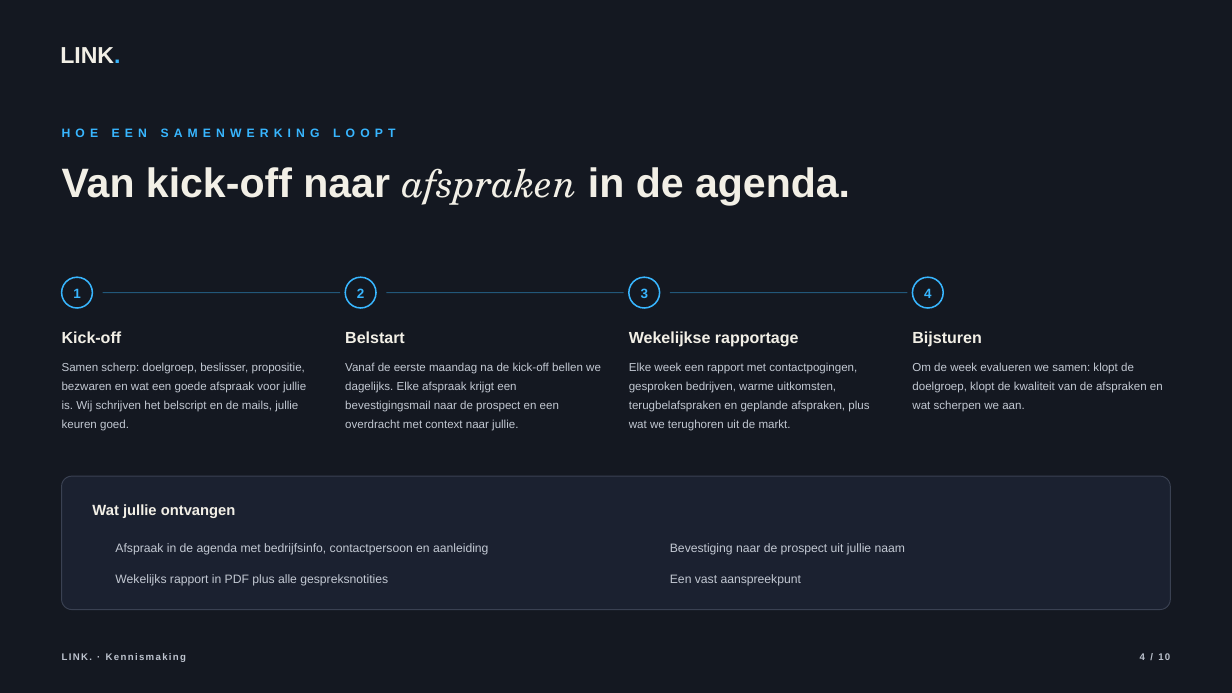
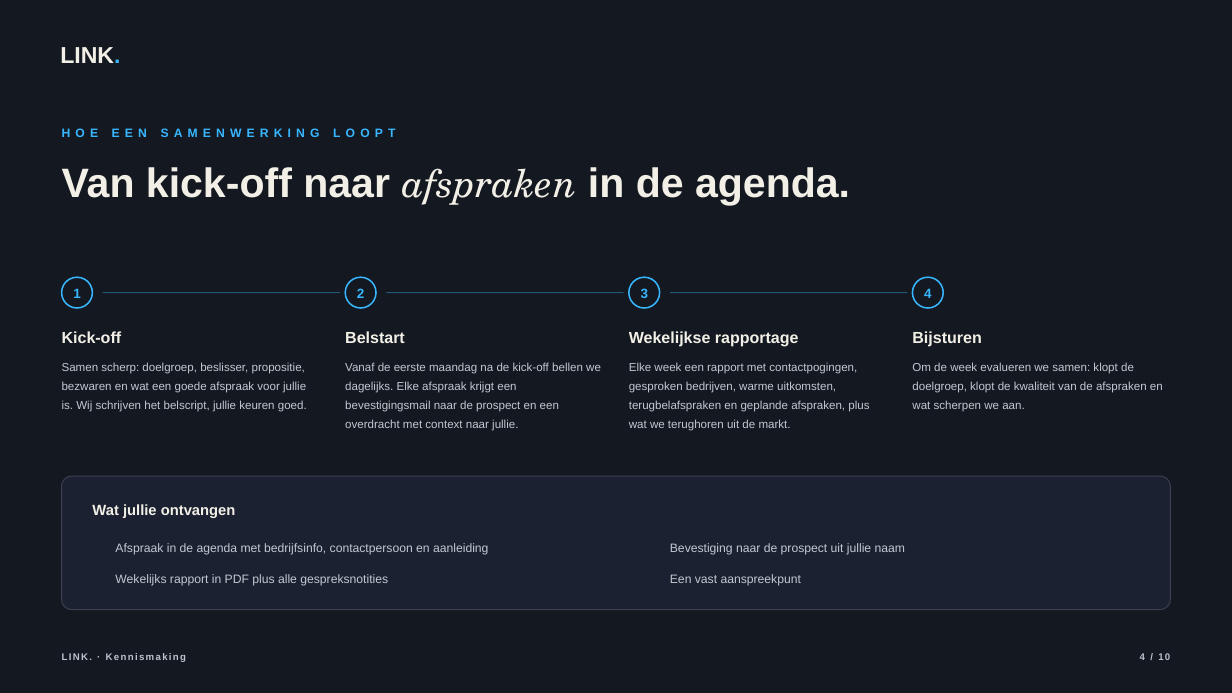
Before and after one commit to hens-lang/Test, a slide deck: slide 4 of output/LINK. kennismaking.pptx. Drawn at 1232x693 pixels with LibreOffice and Linux fonts; fonts in the diff are those of the drawing; background and template pictures are left out. Boxes give left, top, right and bottom in pixels: in the first picture for what was removed or moved away, otherwise in the second. Text is boxed around its words. In the diff, an @@ line names an element or a change of style, - is before the commit and + after.

```diff
--- a/output/LINK. kennismaking.pptx
+++ b/output/LINK. kennismaking.pptx
@@ text at (62, 362, 307, 412): text changed @@
-Samen scherp: doelgroep, beslisser, propositie, bezwaren en wat een goede afspraak voor jullie is. Wij schrijven het belscript en de mails, jullie keuren goed.
+Samen scherp: doelgroep, beslisser, propositie, bezwaren en wat een goede afspraak voor jullie is. Wij schrijven het belscript, jullie keuren goed.
```
Also in this commit, not shown: 6 other slides changed, 17 other files.
